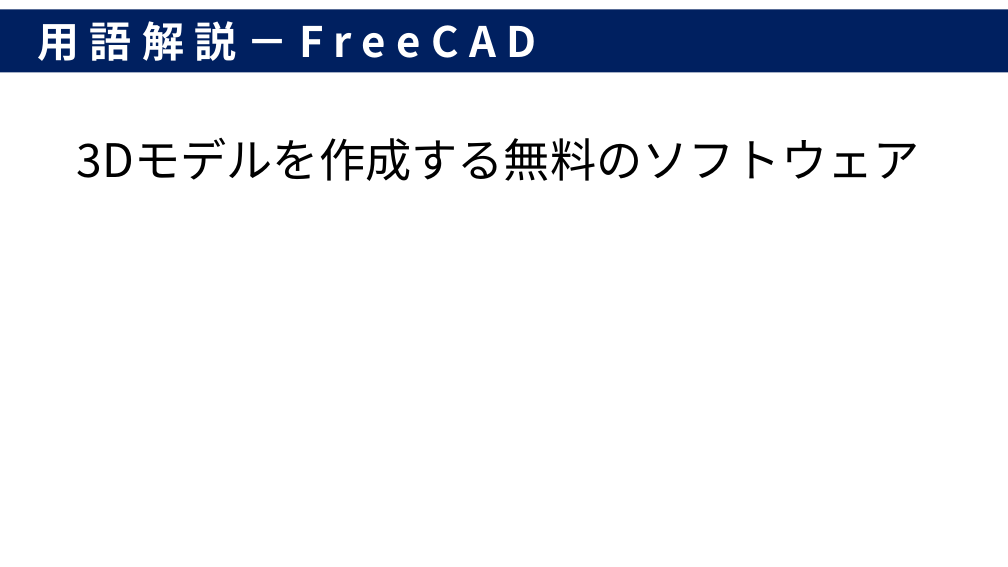
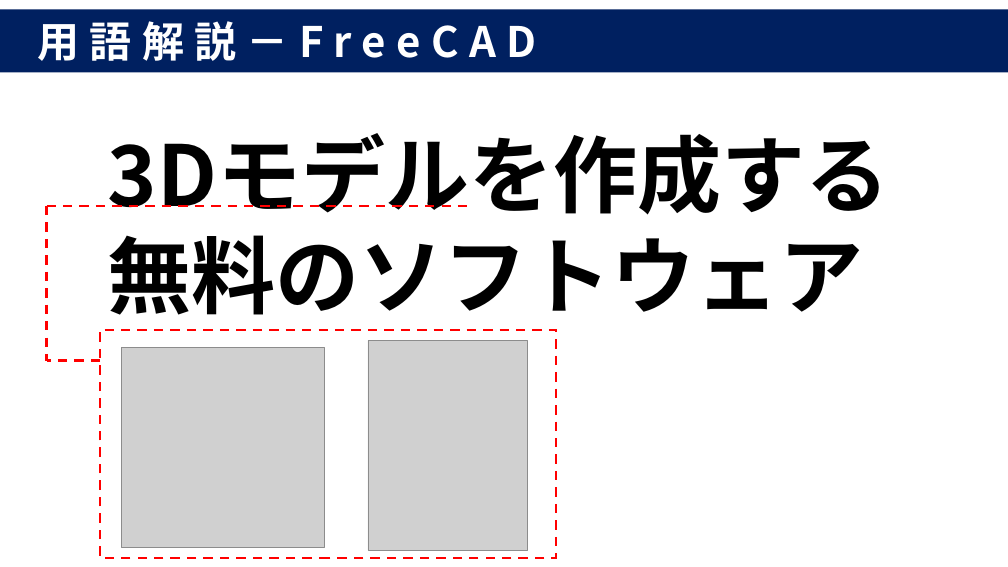
Before and after one commit to nabe-daisuki/hello-nabe, a slide deck: slide 29 of prezentation/プレゼン資料.pptx (slide 24 before the commit). Drawn at 1008x567 pixels with LibreOffice and Linux fonts; fonts in the diff are those of the drawing; grey boxes stand for pictures. Boxes give left, top, right and bottom in pixels: in the first picture for what was removed or moved away, otherwise in the second. Text is boxed around its words. In the diff, an @@ line names an element or a change of style, - is before the commit and + after.

```diff
--- a/prezentation/プレゼン資料.pptx
+++ b/prezentation/プレゼン資料.pptx
@@ text at (107,133,889,315): text changed; size 44 to 80 pt; bold on @@
-3Dモデルを作成する無料のソフトウェア
+3Dモデルを作成する
+無料のソフトウェア
@@ line added from (47, 206) to (470, 206), #FF0000 2.25 pt dashed @@
@@ line added from (47, 206) to (47, 361), #FF0000 2.25 pt dashed @@
@@ rectangle added at (100,330,556,558), outline #FF0000 2.25 pt dashed @@
@@ picture added at (122,348,324,547) @@
@@ picture added at (368,341,528,551) @@
@@ line added from (100, 361) to (47, 361), #FF0000 2.25 pt dashed @@
```
Also in this commit, not shown: 3 other slides changed, 13 slides added, 4 slides removed, 10 other files.
